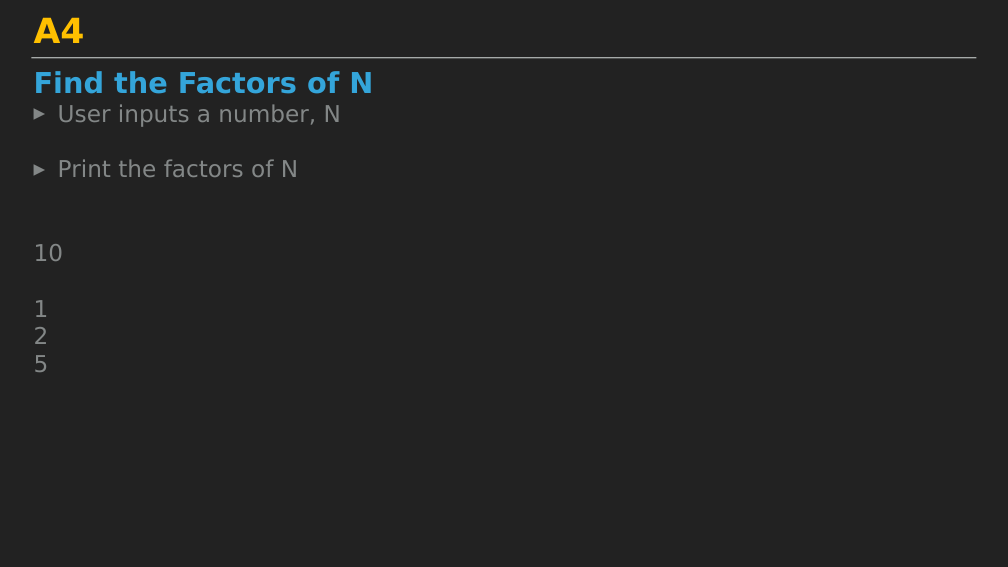
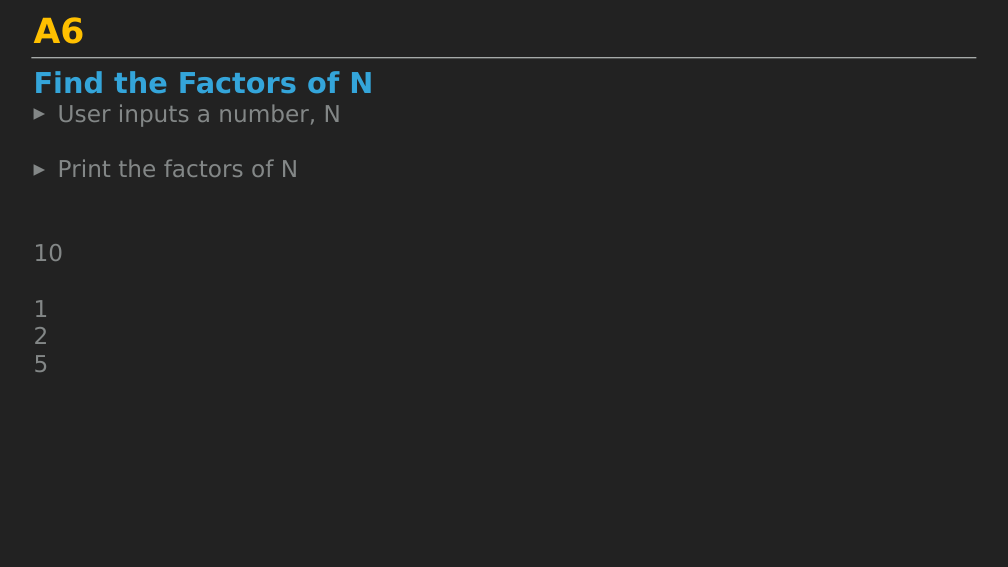
Before and after one commit to KyuseokKim/MyFiles, a slide deck: slide 6 of 기본프로그래밍_Java_002(자쌈빠)_A1.pptx (slide 5 before the commit). Drawn at 1008x567 pixels with LibreOffice and Linux fonts; fonts in the diff are those of the drawing. Boxes give left, top, right and bottom in pixels: in the first picture for what was removed or moved away, otherwise in the second. Text is boxed around its words. In the diff, an @@ line names an element or a change of style, - is before the commit and + after.

```diff
--- a/기본프로그래밍_Java_002(자쌈빠)_A1.pptx
+++ b/기본프로그래밍_Java_002(자쌈빠)_A1.pptx
@@ text at [34,17,85,44]: text changed @@
-A4
+A6
```
Also in this commit, not shown: 6 other slides changed, 1 slide added, 1 other file.
